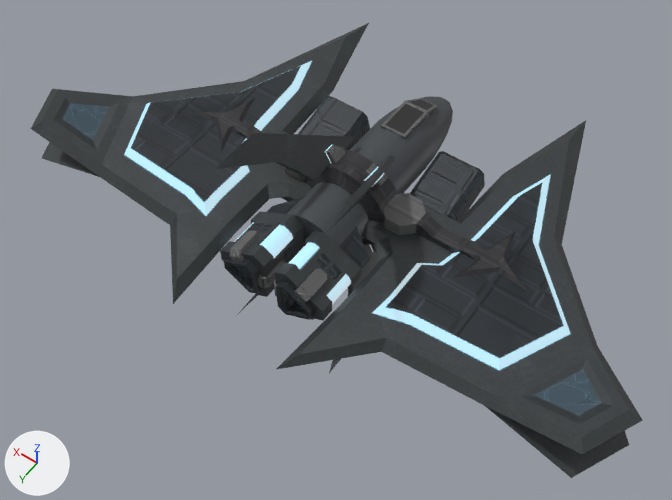
Before and after pictures for a commit that changed the Blender file scintillation/scintillation.blend.
Before and after are seen from a 50 mm lens placed at (-4.4, 6.2, 8.96), pointed at (-0.1, 0.18, -0.5). Every picture has the same lights, and +X, +Y and +Z are marked at lower left.

Names of what the first picture shows: 'base'.
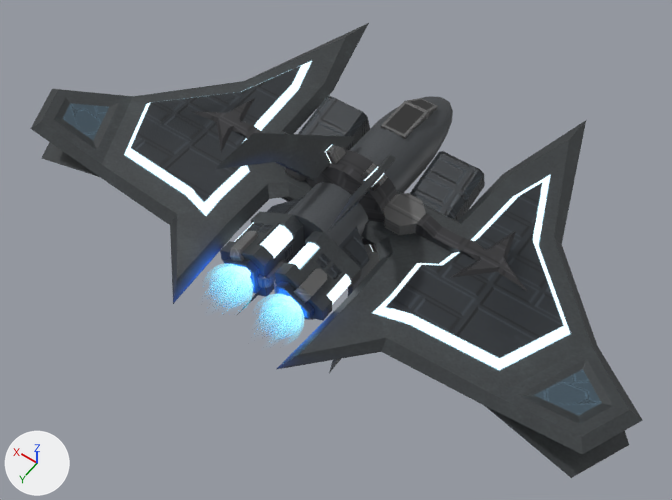
Commit message: Added Thurion engine glow materials and added new engine glow to Scintillation.

What differs and where, as boxes (x1, y1, x2, y2) in the pictures (672 x 500 px):
'base', recoloured
    both: (121, 58, 574, 373)
'outer_glow', added
    after: (223, 263, 304, 324)
'long_glow', added
    after: (230, 266, 301, 315)
'inner_glow', added
    after: (239, 270, 297, 308)

The change, as a list of edits to the scene's bpy script:
```text
Add img_glo_bake:
    img_glo_bake = load_image('GLO_bake', 'textures/GLO_bake.png', 1024, 1024, 'sRGB')
Add img_gradient_pale_striped_png_001:
    img_gradient_pale_striped_png_001 = load_image('gradient_pale_striped.png.001', '../textures/gradient_pale_striped.png', 256, 256, 'sRGB')
Add img_gradient_pale_png_001:
    img_gradient_pale_png_001 = load_image('gradient_pale.png.001', '../textures/gradient_pale.png', 256, 256, 'sRGB')
Add mat_base_glow:
    mat_base_glow = bpy.data.materials.new('base_glow')
    # uses the picture img_bomber05_diffuse_png
    # uses the picture img_bomber05_emission_png
    # uses the picture img_bomber05_normal_png
    # uses the picture img_glo_bake
Add mat_engine_glow_thurion_light:
    mat_engine_glow_thurion_light = bpy.data.materials.new('engine_glow_thurion_light')
    # uses the picture img_gradient_pale_striped_png_001
Add mat_engine_glow_thurion_solid:
    mat_engine_glow_thurion_solid = bpy.data.materials.new('engine_glow_thurion_solid')
    # uses the picture img_gradient_pale_png_001
Add me_sphere_005:
    me_sphere_005.from_pydata(...)  # 97 vertices, 96 faces; spans x 0.062..0.687, y -0.312..0.312, z -0.221..0.313
    me_sphere_005.polygons.foreach_set('use_smooth', [True] * 96)
    me_sphere_005.materials.append(mat_engine_glow_thurion_light)
Add me_sphere_004:
    me_sphere_004.from_pydata(...)  # 97 vertices, 96 faces; spans x 0.188..0.563, y -0.188..0.188, z -0.133..0.187
    me_sphere_004.polygons.foreach_set('use_smooth', [True] * 96)
    me_sphere_004.materials.append(mat_engine_glow_thurion_light)
Add me_sphere_003:
    me_sphere_003.from_pydata(...)  # a UV sphere (16 segments, 8 rings, poles along z) spanning x 0.125..0.625, y -0.25..0.25, z -0.25..0.25
    me_sphere_003.polygons.foreach_set('use_smooth', [True] * 128)
    me_sphere_003.materials.append(mat_engine_glow_thurion_solid)
Change ob_base:
    remove ob_base.material_slots[0].link = 'OBJECT'; ob_base.material_slots[0].material = mat_base
    add ob_base.material_slots[0].link = 'OBJECT'; ob_base.material_slots[0].material = mat_base_glow
Add ob_outer_glow:
    ob_outer_glow = bpy.data.objects.new('outer_glow', me_sphere_005)
    ob_outer_glow.location = (0.0, 1.73, 0.0)
    ob_outer_glow.rotation_euler = (1.571, 0.0, 0.0)  # degrees (90, 0, 0)
    _m = ob_outer_glow.modifiers.new('Mirror', 'MIRROR')
Add ob_long_glow:
    ob_long_glow = bpy.data.objects.new('long_glow', me_sphere_004)
    ob_long_glow.location = (0.0, 1.8, 0.0)
    ob_long_glow.rotation_euler = (1.571, 0.0, 0.0)  # degrees (90, 0, 0)
    ob_long_glow.scale = (1.0, 1.0, 2.5)
    _m = ob_long_glow.modifiers.new('Mirror', 'MIRROR')
Add ob_inner_glow:
    ob_inner_glow = bpy.data.objects.new('inner_glow', me_sphere_003)
    ob_inner_glow.location = (0.0, 1.68, 0.0)
    ob_inner_glow.rotation_euler = (1.571, 0.0, 0.0)  # degrees (90, 0, 0)
    _m = ob_inner_glow.modifiers.new('Mirror', 'MIRROR')
```
